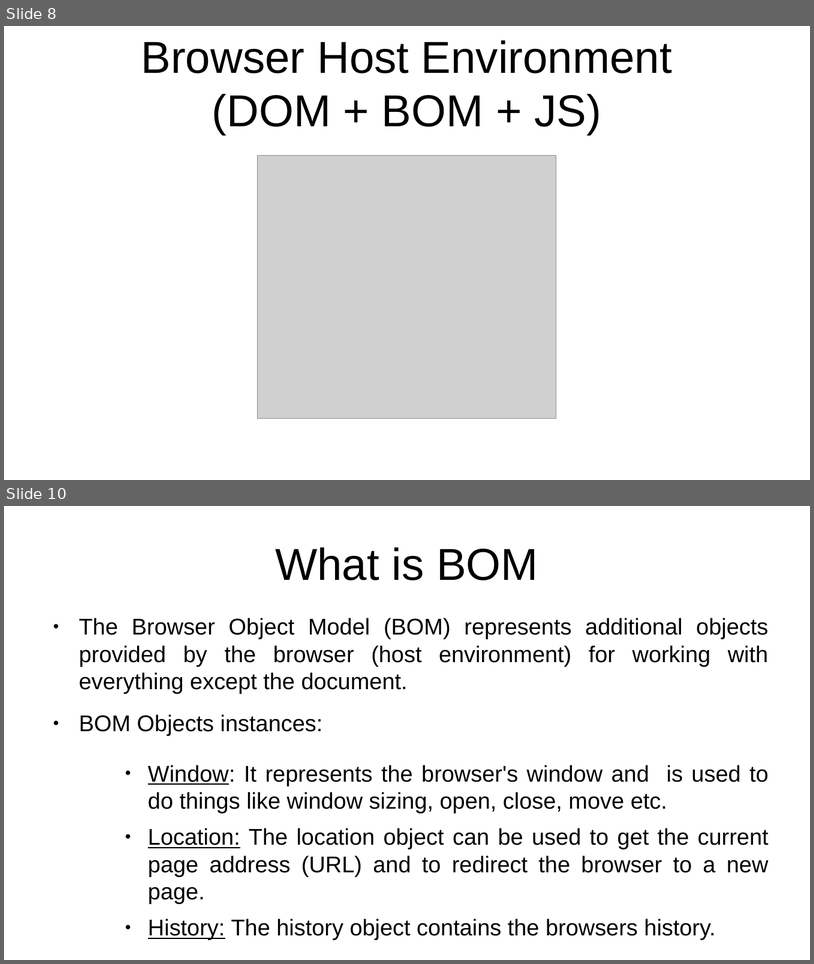
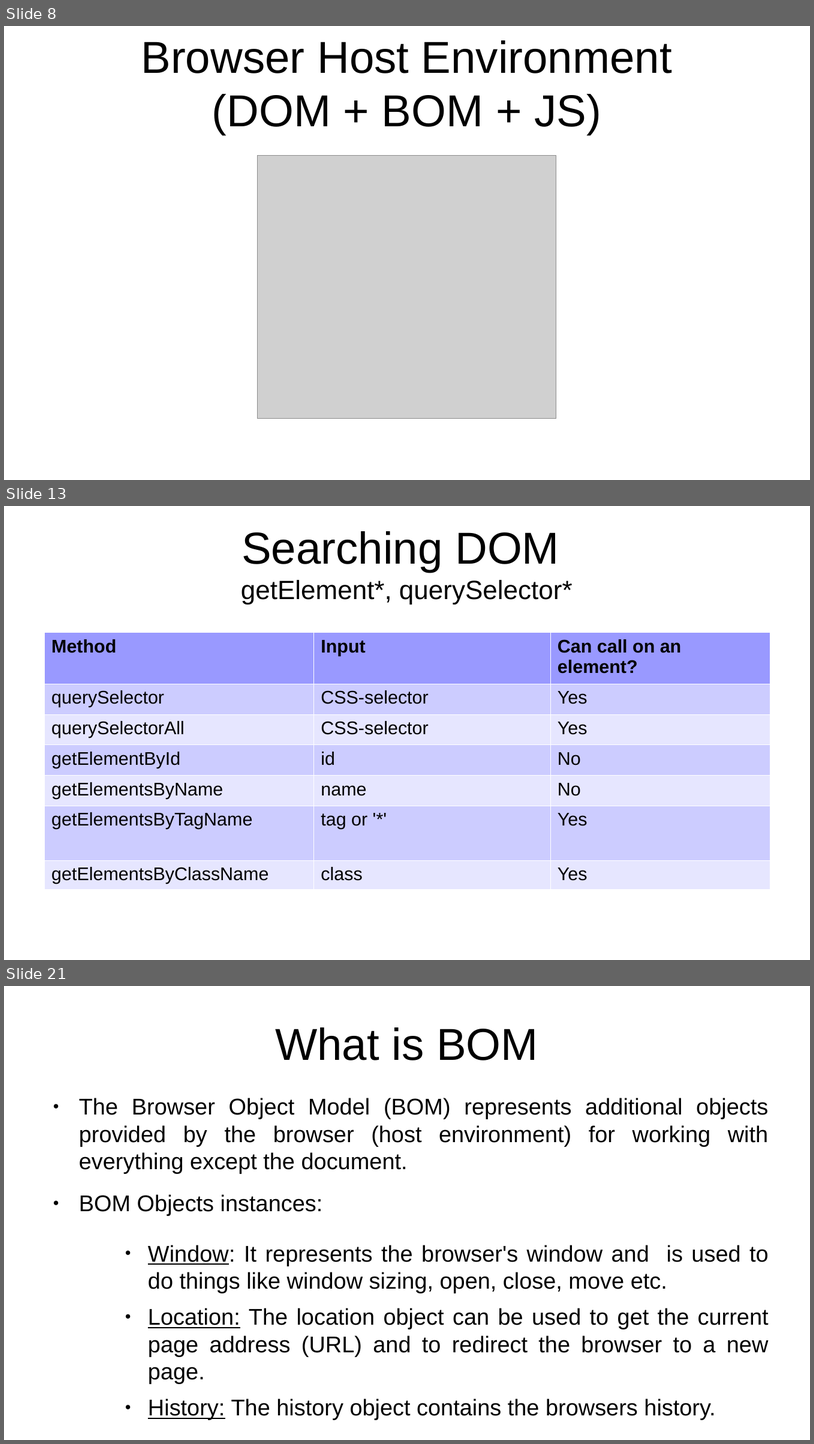
Before and after one commit to rajeshchauhan23102008/documents, a slide deck: src/courses/javascript/Javascript - No Theme.odp. Shown one above the other, each under a label of ours: slides 8 and 10 before the commit, slides 8, 13 and 21 after it; the slides between them are not shown. The pictures are 814x964 and 814x1444 pixels, drawn with LibreOffice and Linux fonts; fonts in the diff are those of the drawing; grey boxes stand for pictures. Boxes give left, top, right and bottom in pixels: in the first picture for what was removed or moved away, otherwise in the second. Text is boxed around its words. In the diff, an @@ line names an element or a change of style, - is before the commit and + after.

```diff
--- a/src/courses/javascript/Javascript - No Theme.odp
+++ b/src/courses/javascript/Javascript - No Theme.odp
@@ slide 13 added at (4,506,810,960), background #FFFFFF @@
@@ title added at (241,531,573,604), 26 pt, text #000000 @@
+Searching DOM
+getElement*, querySelector*
@@ table added at (44,633,770,886), 7 rows, 3 columns @@
+Method | Input | Can call on an element?
+querySelector | CSS-selector | Yes
+querySelectorAll | CSS-selector | Yes
+getElementById | id | No
+getElementsByName | name | No
+getElementsByTagName | tag or '*' | Yes
+getElementsByClassName | class | Yes
@@ what was slide 10 is now slide 21 @@
```
Also in this commit, not shown: 4 slides changed, 9 other slides added, 3 other files.
